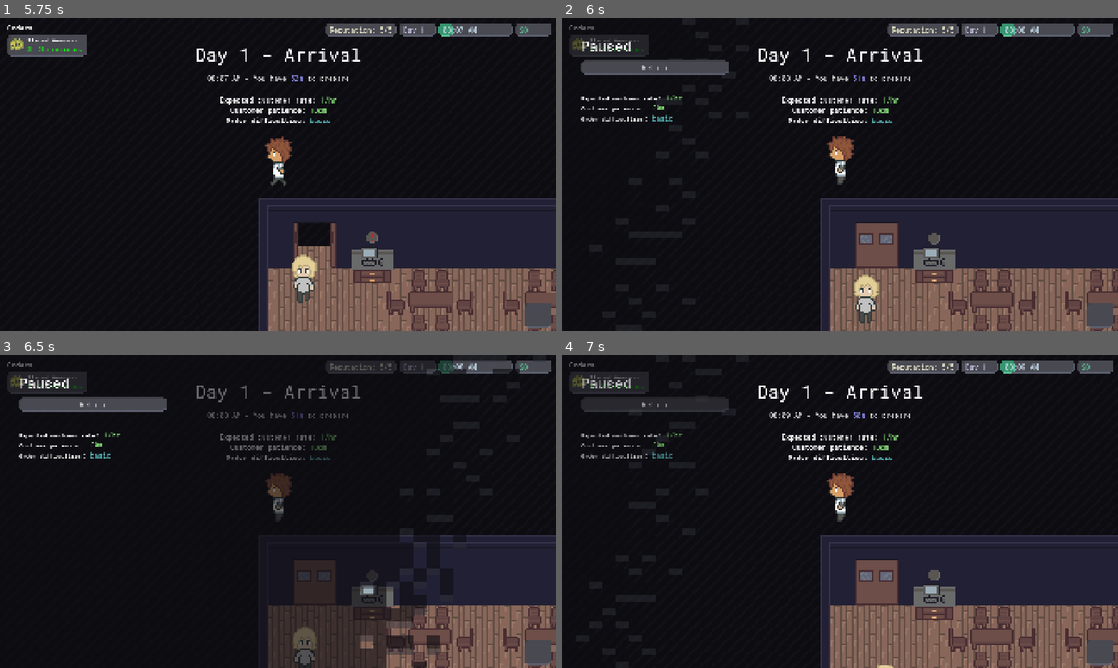
Above: before the commit, frames 1-4 (two rows, left to right).
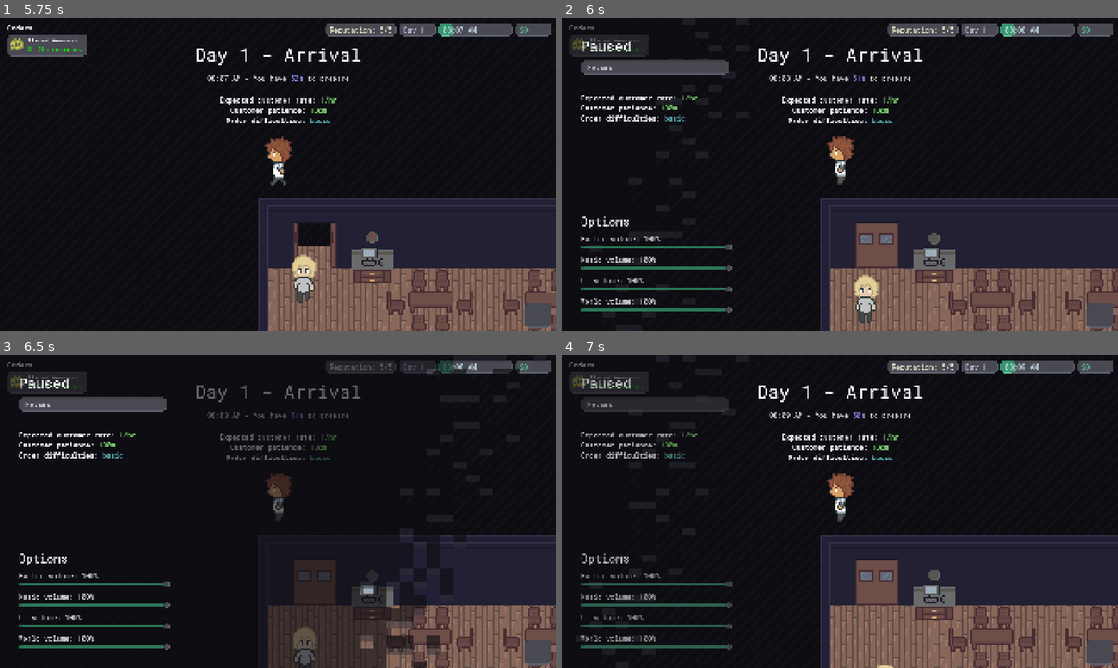
Above: after the commit, the same moments.

Repository: Glitch752/SushiFactory
Game: Godot game, scene res://Menu.tscn
The game is run twice, just before and just after one commit, with the same random seed, the same clock (stepped at 60 frames per second) and the same inputs.
Inputs (mouse positions are in pixels of both pictures, inside the frame that each line leads up to):
- Up to frame 1 (5.75 s): click "Play" at 0.5 s; click "Play" at 1.25 s; tap Enter at 2, 4.25 s; move the mouse to (400, 158) at 2.02 s; hold D (move_right) 2.03-2.75 s; hold E (interact) 2.03-2.75 s; click (400, 158) at 2.17 s; drag from (166, 190) to (294, 174) at 2.77 s; tap Space at 3.5, 5 s; move the mouse to (333, 105) at 3.52 s; hold D (move_right) 3.53-4.25 s; hold Q (secondary_interact) 3.53-4.25 s; click (333, 105) at 3.67 s; tap E (interact) at 3.8 s; drag from (250, 237) to (250, 140) at 4.27 s; move the mouse to (444, 221) at 5.02 s; hold A (move_left) from 5.03 s (still down); hold E (interact) from 5.03 s (still down); tap P at 5.1 s; click (444, 221) at 5.17 s; tap Escape (ui_cancel) at 5.65 s
- Up to frame 2 (6 s): release A (move_left) at 5.75 s; release E (interact) at 5.75 s; drag from (673, 127) to (878, 243) at 5.77 s
- Up to frame 3 (6.5 s): no input
- Up to frame 4 (7 s): click (656, 405) at 6.5 s

Frame 1 is identical in both runs. In frame 2, 2.2% of the frame differs, in the area x 3-31%, y 15-95%; in frame 3, 2.2%; in frame 4, 2.1%.

Commit message:
Audio volume settings and persistence

Diff:
--- a/project.godot
+++ b/project.godot
@@ -29,7 +29,7 @@
 CustomerManagerSingleton="*res://scripts/customer_manager_singleton.gd"
 StoreStatsSingleton="*res://scripts/store_stats_singleton.gd"
 MusicPlayer="*res://MusicPlayer.tscn"
-UISoundManager="*res://ui/audio/UISoundManager.tscn"
+SoundManager="*res://ui/audio/SoundManager.tscn"
 
 [display]
 
--- a/ui/PauseMenu.tscn
+++ b/ui/PauseMenu.tscn
@@ -6,7 +6,9 @@
 [ext_resource type="Texture2D" uid="uid://blriyr5uejhx4" path="res://ui/blueNoise.png" id="3_4dg4t"]
 [ext_resource type="StyleBox" uid="uid://c758r4iugw48b" path="res://ui/stylebox/9_patch_stylebox_hover.tres" id="6_afaem"]
 [ext_resource type="AudioStream" uid="uid://dmi8wkhxqhbrf" path="res://audio/whoosh2.wav" id="7_afaem"]
+[ext_resource type="Script" uid="uid://2ni33kxahdd" path="res://ui/volume_slider_list.gd" id="7_b11fi"]
 [ext_resource type="StyleBox" uid="uid://mn6godbulh05" path="res://ui/stylebox/9_patch_stylebox.tres" id="7_bsjxr"]
+[ext_resource type="PackedScene" uid="uid://c6dlmehfa5ywo" path="res://ui/VolumeSlider.tscn" id="7_n75p4"]
 [ext_resource type="AudioStream" uid="uid://b3a7gu6twwr6p" path="res://audio/whoosh1.wav" id="8_bsjxr"]
 
 [sub_resource type="ShaderMaterial" id="ShaderMaterial_ptdjk"]
@@ -25,6 +27,12 @@
 font_size = 48
 
 [sub_resource type="StyleBoxEmpty" id="StyleBoxEmpty_fdrbn"]
+
+[sub_resource type="LabelSettings" id="LabelSettings_afaem"]
+font_size = 24
+
+[sub_resource type="LabelSettings" id="LabelSettings_n75p4"]
+font_size = 40
 
 [node name="PauseMenu" type="Control"]
 process_mode = 3
@@ -47,28 +55,26 @@
 grow_horizontal = 2
 grow_vertical = 2
 
-[node name="MarginContainer" type="MarginContainer" parent="."]
+[node name="PauseContent" type="MarginContainer" parent="."]
+unique_name_in_owner = true
 layout_mode = 1
-anchors_preset = 15
-anchor_right = 1.0
-anchor_bottom = 1.0
-grow_horizontal = 2
-grow_vertical = 2
+offset_right = 1152.0
+offset_bottom = 484.0
 theme_override_constants/margin_left = 64
 theme_override_constants/margin_top = 64
 theme_override_constants/margin_right = 64
 theme_override_constants/margin_bottom = 64
 
-[node name="VBoxContainer" type="VBoxContainer" parent="MarginContainer"]
+[node name="VBoxContainer" type="VBoxContainer" parent="PauseContent"]
 layout_mode = 2
 theme_override_constants/separation = 16
 
-[node name="Label" type="Label" parent="MarginContainer/VBoxContainer"]
+[node name="Label" type="Label" parent="PauseContent/VBoxContainer"]
 layout_mode = 2
 text = "Paused"
 label_settings = SubResource("LabelSettings_1q10k")
 
-[node name="ReturnButton" type="Button" parent="MarginContainer/VBoxContainer"]
+[node name="ReturnButton" type="Button" parent="PauseContent/VBoxContainer"]
 unique_name_in_owner = true
 custom_minimum_size = Vector2(512, 48)
 layout_mode = 2
@@ -79,23 +85,102 @@
 theme_override_styles/hover = ExtResource("6_afaem")
 theme_override_styles/pressed = ExtResource("6_afaem")
 theme_override_styles/normal = ExtResource("7_bsjxr")
-text = "Return"
 
-[node name="Control" type="Control" parent="MarginContainer/VBoxContainer"]
+[node name="MarginContainer" type="MarginContainer" parent="PauseContent/VBoxContainer/ReturnButton"]
+layout_mode = 1
+anchors_preset = 15
+anchor_right = 1.0
+anchor_bottom = 1.0
+offset_left = -1.0
+offset_right = -1.0
+grow_horizontal = 2
+grow_vertical = 2
+theme_override_constants/margin_left = 24
+theme_override_constants/margin_top = 4
+theme_override_constants/margin_right = 24
+theme_override_constants/margin_bottom = 4
+
+[node name="Label" type="Label" parent="PauseContent/VBoxContainer/ReturnButton/MarginContainer"]
+layout_mode = 2
+text = "Resume"
+label_settings = SubResource("LabelSettings_afaem")
+
+[node name="OptionsButton" type="Button" parent="PauseContent/VBoxContainer"]
+unique_name_in_owner = true
+visible = false
+custom_minimum_size = Vector2(512, 48)
+layout_mode = 2
+size_flags_horizontal = 0
+theme_override_font_sizes/font_size = 24
+theme_override_styles/focus = SubResource("StyleBoxEmpty_fdrbn")
+theme_override_styles/hover_pressed = ExtResource("6_afaem")
+theme_override_styles/hover = ExtResource("6_afaem")
+theme_override_styles/pressed = ExtResource("6_afaem")
+theme_override_styles/normal = ExtResource("7_bsjxr")
+
+[node name="MarginContainer" type="MarginContainer" parent="PauseContent/VBoxContainer/OptionsButton"]
+layout_mode = 1
+anchors_preset = 15
+anchor_right = 1.0
+anchor_bottom = 1.0
+offset_left = -1.0
+offset_right = -1.0
+grow_horizontal = 2
+grow_vertical = 2
+theme_override_constants/margin_left = 24
+theme_override_constants/margin_top = 4
+theme_override_constants/margin_right = 24
+theme_override_constants/margin_bottom = 4
+
+[node name="Label" type="Label" parent="PauseContent/VBoxContainer/OptionsButton/MarginContainer"]
+layout_mode = 2
+text = "Options"
+label_settings = SubResource("LabelSettings_afaem")
+
+[node name="Control" type="Control" parent="PauseContent/VBoxContainer"]
 custom_minimum_size = Vector2(0, 32)
 layout_mode = 2
 
-[node name="CurrentDayStats" type="RichTextLabel" parent="MarginContainer/VBoxContainer"]
+[node name="CurrentDayStats" type="RichTextLabel" parent="PauseContent/VBoxContainer"]
 unique_name_in_owner = true
 custom_minimum_size = Vector2(1024, 0)
 layout_mode = 2
 size_flags_horizontal = 0
 theme_override_font_sizes/normal_font_size = 24
+theme_override_font_sizes/bold_font_size = 24
 bbcode_enabled = true
 text = "[b]Expected customer rate[/b]: [color=#ffff99]10/hr[/color]
 [b]Customer patience[/b]: [color=#ffff99]2hrs[/color]
 [b]Order difficulties[/b]: [color=#99ff88]basic[/color], [color=#ff9988]advanced[/color]"
 fit_content = true
+
+[node name="OptionsContent" type="MarginContainer" parent="."]
+unique_name_in_owner = true
+layout_mode = 1
+anchors_preset = 2
+anchor_top = 1.0
+anchor_bottom = 1.0
+offset_top = -264.0
+offset_right = 330.0
+grow_vertical = 0
+theme_override_constants/margin_left = 64
+theme_override_constants/margin_top = 64
+theme_override_constants/margin_right = 64
+theme_override_constants/margin_bottom = 64
+
+[node name="VolumeOptions" type="VBoxContainer" parent="OptionsContent"]
+layout_mode = 2
+theme_override_constants/separation = 16
+script = ExtResource("7_b11fi")
+
+[node name="Label" type="Label" parent="OptionsContent/VolumeOptions"]
+layout_mode = 2
+text = "Options"
+label_settings = SubResource("LabelSettings_n75p4")
+
+[node name="VolumeSlider" parent="OptionsContent/VolumeOptions" instance=ExtResource("7_n75p4")]
+layout_mode = 2
+bus = 1
 
 [node name="TransitionInWoosh" type="AudioStreamPlayer" parent="."]
 stream = ExtResource("7_afaem")
--- /dev/null
+++ b/ui/VolumeSlider.tscn
@@ -0,0 +1,56 @@
+[gd_scene load_steps=9 format=3 uid="uid://c6dlmehfa5ywo"]
+
+[ext_resource type="Texture2D" uid="uid://d0qu2egg736ts" path="res://images/grabber.png" id="1_6tmi3"]
+[ext_resource type="Script" uid="uid://dorjx2rnh7i3i" path="res://ui/volume_slider.gd" id="1_cwpen"]
+[ext_resource type="Texture2D" uid="uid://d3i4vfsll4tmw" path="res://images/grabberHover.png" id="2_cwpen"]
+[ext_resource type="Texture2D" uid="uid://drgceobi7wre4" path="res://images/grabberBackground.png" id="3_dchup"]
+[ext_resource type="Texture2D" uid="uid://4w5ist7m37th" path="res://images/grabberGreen.png" id="4_b6j2y"]
+
+[sub_resource type="LabelSettings" id="LabelSettings_eie8p"]
+font_size = 24
+
+[sub_resource type="StyleBoxTexture" id="StyleBoxTexture_0ove7"]
+content_margin_left = 0.0
+content_margin_top = 4.0
+content_margin_right = 0.0
+content_margin_bottom = 4.0
+texture = ExtResource("3_dchup")
+texture_margin_left = 8.0
+texture_margin_top = 8.0
+texture_margin_right = 8.0
+texture_margin_bottom = 8.0
+modulate_color = Color(0.804743, 0.804743, 0.804743, 1)
+
+[sub_resource type="StyleBoxTexture" id="StyleBoxTexture_rvv25"]
+content_margin_left = 0.0
+content_margin_top = 4.0
+content_margin_right = 0.0
+content_margin_bottom = 4.0
+texture = ExtResource("4_b6j2y")
+texture_margin_left = 8.0
+texture_margin_top = 8.0
+texture_margin_right = 8.0
+texture_margin_bottom = 8.0
+modulate_color = Color(0.804743, 0.804743, 0.804743, 1)
+
+[node name="VolumeSlider" type="VBoxContainer"]
+custom_minimum_size = Vector2(512, 0)
+theme_override_constants/separation = 2
+script = ExtResource("1_cwpen")
+
+[node name="Label" type="Label" parent="."]
+layout_mode = 2
+text = "Music volume"
+label_settings = SubResource("LabelSettings_eie8p")
+
+[node name="Slider" type="HSlider" parent="."]
+layout_mode = 2
+theme_override_constants/center_grabber = 1
+theme_override_icons/grabber = ExtResource("1_6tmi3")
+theme_override_icons/grabber_highlight = ExtResource("2_cwpen")
+theme_override_styles/slider = SubResource("StyleBoxTexture_0ove7")
+theme_override_styles/grabber_area = SubResource("StyleBoxTexture_rvv25")
+theme_override_styles/grabber_area_highlight = SubResource("StyleBoxTexture_rvv25")
+max_value = 1.0
+step = 0.0
+value = 0.35
--- /dev/null
+++ b/ui/audio/SoundManager.tscn
@@ -0,0 +1,20 @@
+[gd_scene load_steps=2 format=3 uid="uid://bbd40o1tw7sii"]
+
+[ext_resource type="Script" uid="uid://ildwcuone24w" path="res://ui/audio/sound_manager.gd" id="1_vdb3c"]
+
+[node name="SoundManager" type="Node"]
+process_mode = 3
+script = ExtResource("1_vdb3c")
+
+[node name="AudioStreamPlayer" type="AudioStreamPlayer" parent="."]
+bus = &"UI"
+
+[node name="SliderDebounce" type="Timer" parent="."]
+wait_time = 0.05
+one_shot = true
+ignore_time_scale = true
+
+[node name="SaveVolumeDebounce" type="Timer" parent="."]
+wait_time = 0.5
+one_shot = true
+ignore_time_scale = true
--- a/ui/audio/UISoundManager.tscn
+++ /dev/null
@@ -1,10 +0,0 @@
-[gd_scene load_steps=2 format=3 uid="uid://bbd40o1tw7sii"]
-
-[ext_resource type="Script" uid="uid://ildwcuone24w" path="res://ui/audio/ui_sound_manager.gd" id="1_0014t"]
-
-[node name="UiSoundManager" type="Node"]
-process_mode = 3
-script = ExtResource("1_0014t")
-
-[node name="AudioStreamPlayer" type="AudioStreamPlayer" parent="."]
-bus = &"UI"
--- /dev/null
+++ b/ui/audio/sound_manager.gd
@@ -0,0 +1,93 @@
+extends Node
+
+var playback: AudioStreamPlaybackPolyphonic
+
+@onready var sliderDebounce: Timer = $SliderDebounce
+@onready var saveVolumeDebounce: Timer = $SaveVolumeDebounce
+
+func _enter_tree() -> void:
+    get_tree().node_added.connect(_on_node_added)
+
+    _load_volumes_from_config()
+
+func _ready() -> void:
+    var player: AudioStreamPlayer = $AudioStreamPlayer
+
+    var stream = AudioStreamPolyphonic.new()
+    stream.polyphony = 32
+
+    player.stream = stream
+    player.play()
+
+    playback = player.get_stream_playback()
+
+    saveVolumeDebounce.timeout.connect(_save_volumes_to_config)
+
+func _load_volumes_from_config():
+    var config = ConfigFile.new()
+    var err = config.load("user://audio_settings.cfg")
+    if err != OK:
+        return
+
+    for bus in AudioServer.bus_count:
+        var volume = config.get_value("volumes", AudioServer.get_bus_name(bus), 0)
+        AudioServer.set_bus_volume_db(bus, volume)
+
+func _save_volumes_to_config():
+    var config = ConfigFile.new()
+    var err = config.load("user://audio_settings.cfg")
+    if err != OK and err != ERR_FILE_NOT_FOUND:
+        push_error("Failed to load audio settings config for saving: %s" % err)
+        return
+
+    for bus in AudioServer.bus_count:
+        var volume = AudioServer.get_bus_volume_db(bus)
+        config.set_value("volumes", AudioServer.get_bus_name(bus), volume)
+
+    err = config.save("user://audio_settings.cfg")
+    if err != OK:
+        push_error("Failed to save audio settings config: %s" % err)
+
+func bus_volume_updated():
+    saveVolumeDebounce.start()
+
+class ValContainer:
+    var val
+    func _init(v):
+        val = v
+
+func _on_node_added(node: Node) -> void:
+    if node is Button:
+        node.mouse_entered.connect(play_mouse_enter)
+        #node.mouse_exited.connect(mouse_exit)
+        node.button_down.connect(play_button_down)
+        node.button_up.connect(play_button_up)
+    elif node is Slider:
+        node.mouse_entered.connect(play_mouse_enter)
+
+        var previous_value = ValContainer.new(node.value)
+        node.value_changed.connect(func(v):
+            if not sliderDebounce.is_stopped():
+                return
+            if abs(v - previous_value.val) < 0.02:
+                return
+
+            previous_value.val = v
+            play_pressed()
+            sliderDebounce.start()
+        )
+
+func play_mouse_enter() -> void:
+    playback.play_stream(preload('res://audio/kenney_ui-audio/click3.ogg'), 0, -8.0, randf_range(0.9, 1.1))
+
+#func mouse_exit() -> void:
+    #playback.play_stream(preload('res://audio/kenney_ui-audio/click3.ogg'), 0, -8.0, randf_range(1.1, 1.3))
+
+func play_pressed() -> void:
+    play_button_down()
+
+func play_button_down() -> void:
+    playback.play_stream(preload('res://audio/kenney_ui-audio/click1.ogg'), 0, -5.0, randf_range(0.9, 1.1))
+
+func play_button_up() -> void:
+    playback.play_stream(preload('res://audio/kenney_ui-audio/click1.ogg'), 0, -5.0, randf_range(1.1, 1.3))
--- a/ui/audio/ui_sound_manager.gd
+++ /dev/null
@@ -1,39 +0,0 @@
-extends Node
-
-var playback: AudioStreamPlaybackPolyphonic
-
-func _enter_tree() -> void:
-    get_tree().node_added.connect(_on_node_added)
-
-func _ready() -> void:
-    var player: AudioStreamPlayer = $AudioStreamPlayer
-
-    var stream = AudioStreamPolyphonic.new()
-    stream.polyphony = 32
-
-    player.stream = stream
-    player.play()
-
-    playback = player.get_stream_playback()
-
-func _on_node_added(node: Node) -> void:
-    if node is Button:
-        node.mouse_entered.connect(play_mouse_enter)
-        #node.mouse_exited.connect(mouse_exit)
-        node.button_down.connect(play_button_down)
-        node.button_up.connect(play_button_up)
-
-func play_mouse_enter() -> void:
-    playback.play_stream(preload('res://audio/kenney_ui-audio/click3.ogg'), 0, -8.0, randf_range(0.9, 1.1))
-
-#func mouse_exit() -> void:
-    #playback.play_stream(preload('res://audio/kenney_ui-audio/click3.ogg'), 0, -8.0, randf_range(1.1, 1.3))
-
-func play_pressed() -> void:
-    play_button_down()
-
-func play_button_down() -> void:
-    playback.play_stream(preload('res://audio/kenney_ui-audio/click1.ogg'), 0.3, -5.0, randf_range(0.9, 1.1))
-
-func play_button_up() -> void:
-    playback.play_stream(preload('res://audio/kenney_ui-audio/click1.ogg'), 0.3, -5.0, randf_range(1.1, 1.3))
--- /dev/null
+++ b/ui/volume_slider.gd
@@ -0,0 +1,38 @@
+@tool
+
+extends VBoxContainer
+
+enum AudioBus {}
+@warning_ignore("enum_variable_without_default")
+@export var bus: AudioBus
+
+@onready var slider = $Slider
+@onready var label = $Label
+
+func _ready():
+    var volume = AudioServer.get_bus_volume_linear(bus)
+    update_label(volume)
+
+    if not Engine.is_editor_hint():
+        slider.value = volume
+
+    slider.value_changed.connect(update_volume)
+
+func update_volume(value: float):
+    AudioServer.set_bus_volume_linear(bus, value)
+    SoundManager.bus_volume_updated()
+    update_label(value)
+
+func update_label(volume: float):
+    label.text = "%s volume: %d%%" % [AudioServer.get_bus_name(bus), int(round(volume * 100))]
+
+func _validate_property(property: Dictionary):
+    if property.name == "bus":
+        var busNumber = AudioServer.bus_count
+        var options = ""
+        for i in busNumber:
+            if i > 0:
+                options += ","
+            var busName = AudioServer.get_bus_name(i)
+            options += busName
+        property.hint_string = options
--- /dev/null
+++ b/ui/volume_slider_list.gd
@@ -0,0 +1,11 @@
+extends VBoxContainer
+
+const VolumeSliderScene = preload("res://ui/VolumeSlider.tscn")
+
+func _ready():
+    $VolumeSlider.visible = false # For development
+
+    for bus in AudioServer.bus_count: # Bus 0 is the master bus
+        var slider = VolumeSliderScene.instantiate()
+        slider.bus = bus
+        add_child(slider)
--- a/world/doors/AnimatedDoor.tscn
+++ b/world/doors/AnimatedDoor.tscn
@@ -32,12 +32,14 @@
 [node name="DoorOpenSound" type="AudioStreamPlayer2D" parent="."]
 position = Vector2(8, 11)
 stream = ExtResource("3_1nscb")
+volume_db = 1.0
 max_distance = 300.0
 bus = &"World"
 
 [node name="DoorCloseSound" type="AudioStreamPlayer2D" parent="."]
 position = Vector2(8, 11)
 stream = ExtResource("4_ubc7h")
+volume_db = 1.0
 max_distance = 300.0
 bus = &"World"
 
--- a/world/interactable/computer/emails/email_template.gd
+++ b/world/interactable/computer/emails/email_template.gd
@@ -36,13 +36,13 @@
 
 func mouse_enter():
     stylebox.bg_color = colorHover
-    UISoundManager.play_mouse_enter()
+    SoundManager.play_mouse_enter()
 
 func mouse_exit():
     stylebox.bg_color = color
 
 func _gui_input(event):
     if event is InputEventMouseButton and event.button_index == MOUSE_BUTTON_LEFT and event.pressed:
-        UISoundManager.play_pressed()
+        SoundManager.play_pressed()
         get_viewport().set_input_as_handled()
         get_parent().open_email(emailData)
--- a/world/interactable/computer/recipes/item_panel.gd
+++ b/world/interactable/computer/recipes/item_panel.gd
@@ -30,7 +30,7 @@
         $%RecipeName.label_settings.font_color = RAW_ITEM_COLOR
 
 func _on_mouse_entered():
-    UISoundManager.play_mouse_enter()
+    SoundManager.play_mouse_enter()
     if dish:
         add_theme_stylebox_override("panel", hover_panel)
 
@@ -40,7 +40,7 @@
 
 func _gui_input(event):
     if dish and event is InputEventMouseButton and event.button_index == MOUSE_BUTTON_LEFT and event.pressed:
-        UISoundManager.play_pressed()
+        SoundManager.play_pressed()
 
         var scene = recipe_scene.instantiate()
         scene.dish = dish
--- a/world/interactable/table_surface_interactable.gd
+++ b/world/interactable/table_surface_interactable.gd
@@ -22,7 +22,7 @@
     $InteractableContent.add_child(current_object)
 
     if has_plate():
-        playback.play_stream(preload("res://audio/plate_down.wav"), 0.1, 0, randf_range(0.9, 1.1))
+        playback.play_stream(preload("res://audio/plate_down.wav"), 0.0, 0, randf_range(0.9, 1.1))
 
 func add_to_plate():
     var current_item = PlayerInventorySingleton.remove_item()
Binary file added: art/grabbers.aseprite
Binary file added: images/grabber.png
Not shown, added: images/grabber.png.import
Binary file added: images/grabberBackground.png
Not shown, added: images/grabberBackground.png.import
Binary file added: images/grabberGreen.png
Not shown, added: images/grabberGreen.png.import
Binary file added: images/grabberHover.png
Not shown, added: images/grabberHover.png.import
Not shown: 1 places in ui/PauseMenu.tscn that only renumber resources
Renamed: ui/audio/ui_sound_manager.gd.uid -> ui/audio/sound_manager.gd.uid
Not shown, added: ui/volume_slider.gd.uid
(and 1 more such lines)
